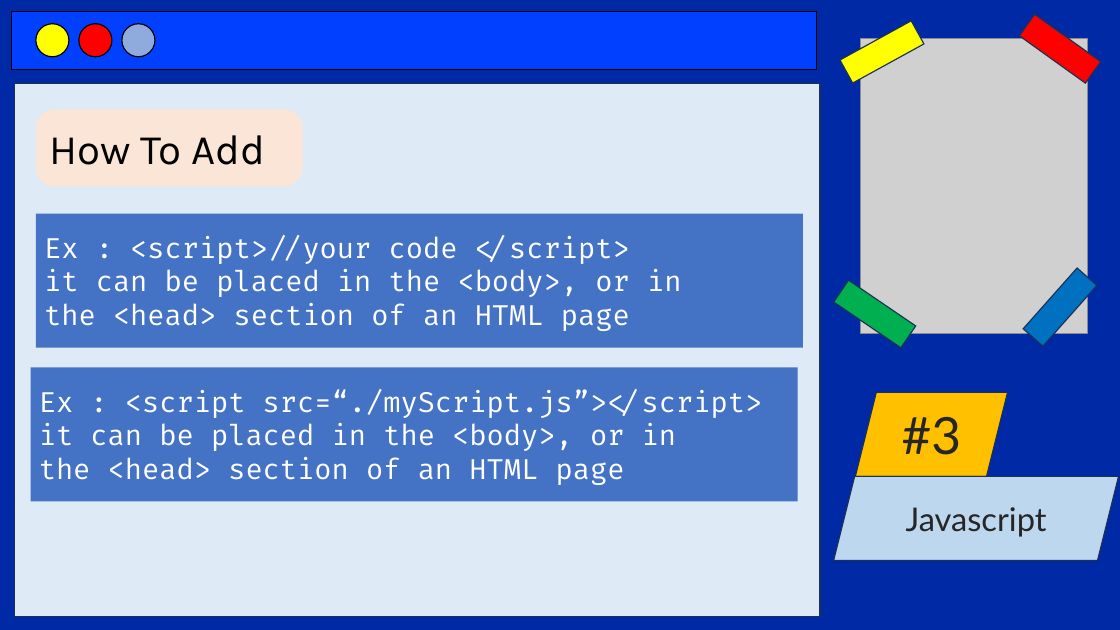
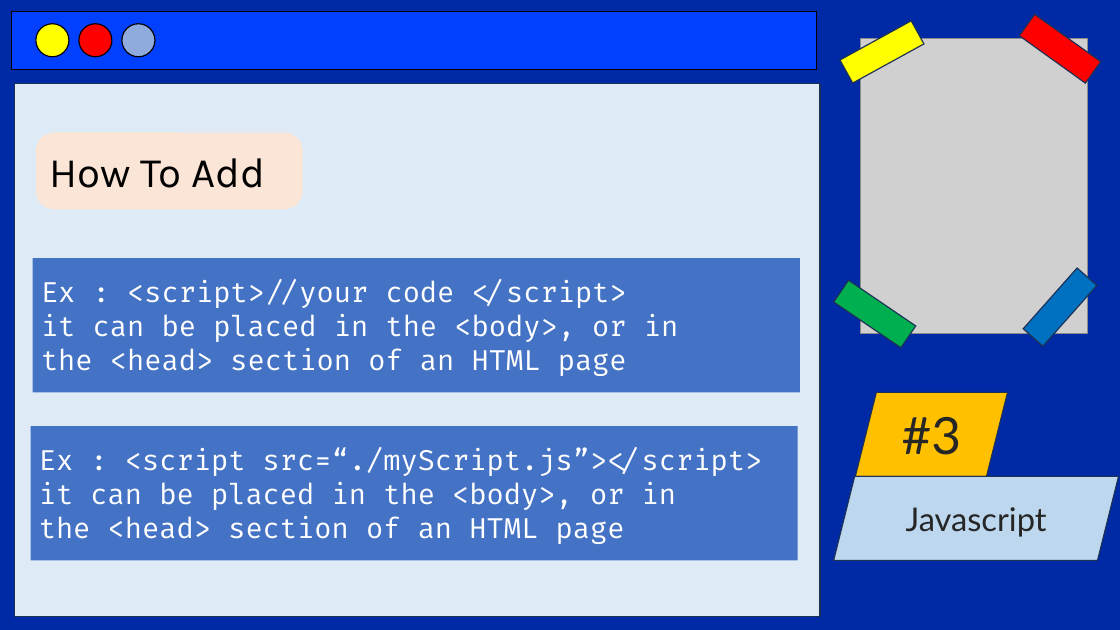
Before and after one commit to codewithjoees/courses-software-developer-complete, a slide deck: slide 22 of ppt/3.javascript-nodejs/javascript.pptx. Drawn at 1120x630 pixels with LibreOffice and Linux fonts; fonts in the diff are those of the drawing; grey boxes stand for pictures. Boxes give left, top, right and bottom in pixels: in the first picture for what was removed or moved away, otherwise in the second. Text is boxed around its words. In the diff, an @@ line names an element or a change of style, - is before the commit and + after.

```diff
--- a/ppt/3.javascript-nodejs/javascript.pptx
+++ b/ppt/3.javascript-nodejs/javascript.pptx
@@ rounded rectangle "How To Add": place and size @@
-rounded rectangle "How To Add" at (36,109,303,186)
+rounded rectangle "How To Add" at (36,133,303,209)
@@ rectangle "Ex : <script>//your code </script> ...": place and size @@
-rectangle "Ex : <script>//your code </script> ..." at (36,213,803,348)
+rectangle "Ex : <script>//your code </script> ..." at (33,258,800,392)
@@ rectangle "Ex : <script src=“./myScript.js”></script> it ...": place and size @@
-rectangle "Ex : <script src=“./myScript.js”></script> it ..." at (30,367,797,502)
+rectangle "Ex : <script src=“./myScript.js”></script> it ..." at (30,426,797,560)
```
Also in this commit, not shown: 4 other slides changed, 5 other files.
